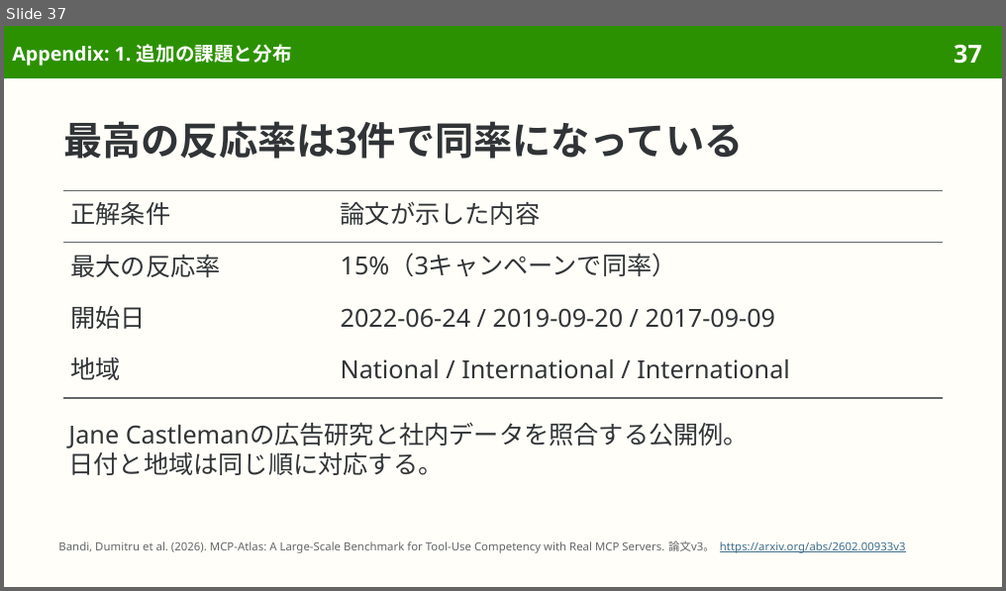
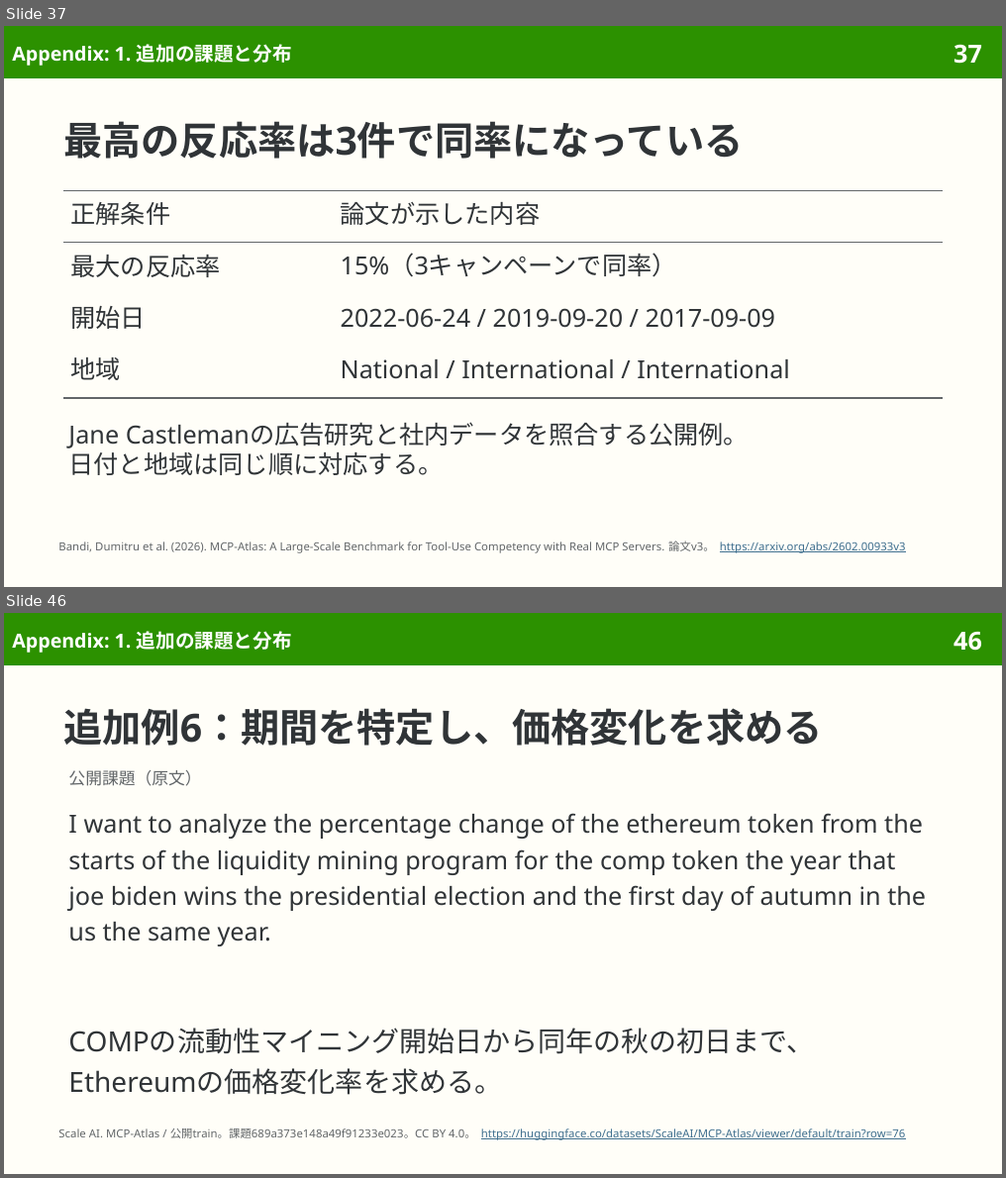
Before and after one commit to sasakiy84/datasets-in-10-minutes, a slide deck: slides/datasets-in-10-minutes-mcp-atlas.pptx. Shown one above the other, each under a label of ours: slide 37 before the commit, slides 37 and 46 after it; the slides between them are not shown. The pictures are 1006x591 and 1006x1178 pixels, drawn with LibreOffice and Linux fonts; fonts in the diff are those of the drawing. Boxes give left, top, right and bottom in pixels: in the first picture for what was removed or moved away, otherwise in the second. Text is boxed around its words. In the diff, an @@ line names an element or a change of style, - is before the commit and + after.

Commit message:
Expand MCP Atlas appendix to ten genuine additional examples

```diff
--- a/slides/datasets-in-10-minutes-mcp-atlas.pptx
+++ b/slides/datasets-in-10-minutes-mcp-atlas.pptx
@@ slide 46 added at bbox=[4, 613, 1002, 1174], background #FFFEF8; not listed: 2 template elements that a slide beside it also shows @@
@@ title added at bbox=[12, 631, 292, 653], 14 pt, text #FFFFFF, bold @@
+Appendix: 1. 追加の課題と分布
@@ title added at bbox=[63, 708, 822, 746], 28 pt, text #303437, bold @@
+追加例6：期間を特定し、価格変化を求める
@@ text added at bbox=[68, 770, 201, 786], 12 pt, text #626669 @@
+公開課題（原文）
@@ text added at bbox=[68, 813, 926, 947], 18 pt, text #303437 @@
+I want to analyze the percentage change of the ethereum token from the starts of the liquidity mining program for the comp token the year that joe biden wins the presidential election and the first day of autumn in the us the same year.
@@ text added at bbox=[68, 1028, 814, 1095], 20 pt, text #303437 @@
+COMPの流動性マイニング開始日から同年の秋の初日まで、Ethereumの価格変化率を求める。
@@ text added at bbox=[58, 1129, 906, 1141], 8.1 pt, text #3F6F8F, underline @@
+Scale AI. MCP-Atlas / 公開train。課題689a373e148a49f91233e023。CC BY 4.0。 https://huggingface.co/datasets/ScaleAI/MCP-Atlas/viewer/default/train?row=76
```
Also in this commit, not shown: 1 slide changed, 17 other slides added, 4 other files.
